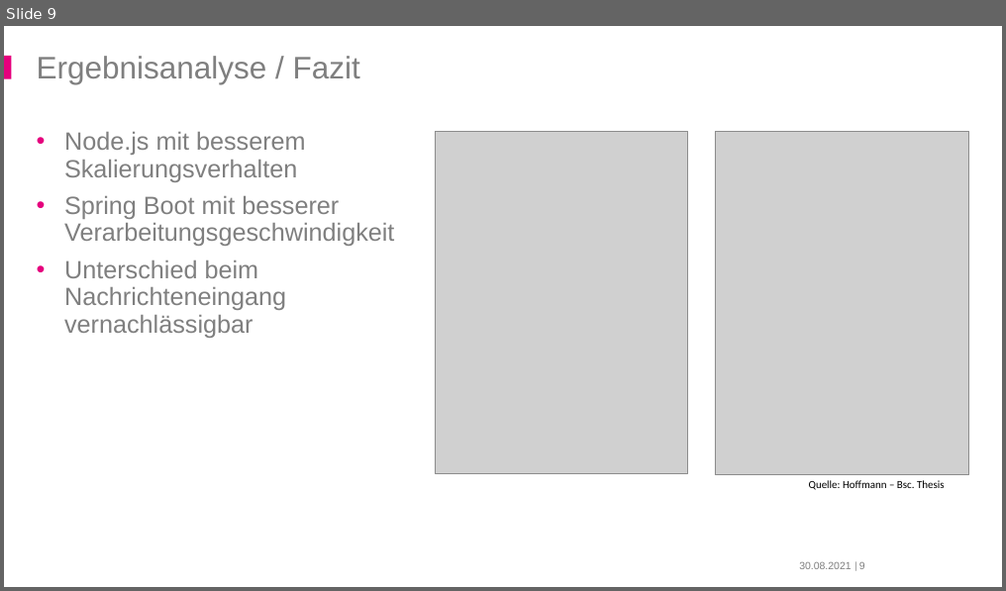
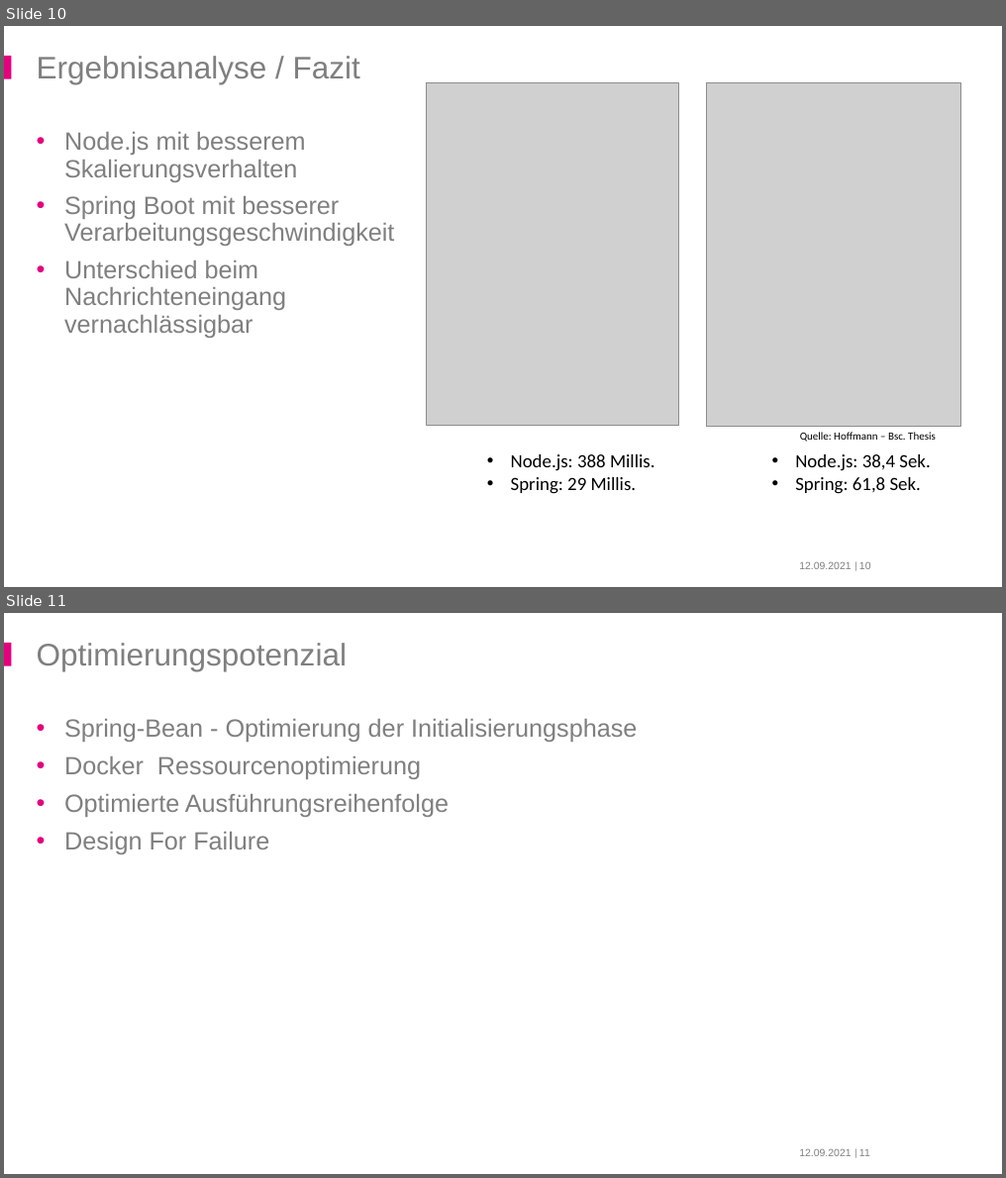
Before and after one commit to derMacon/serverless-bsc-thesis, a slide deck: slides/uni/hoffmann_serverless.pptx. Shown one above the other, each under a label of ours: slide 9 before the commit, slides 10 and 11 after it. The pictures are 1006x591 and 1006x1178 pixels, drawn with LibreOffice and Linux fonts; fonts in the diff are those of the drawing; grey boxes stand for pictures; background and template pictures are left out. Boxes give left, top, right and bottom in pixels: in the first picture for what was removed or moved away, otherwise in the second. Text is boxed around its words. In the diff, an @@ line names an element or a change of style, - is before the commit and + after.

```diff
--- a/slides/uni/hoffmann_serverless.pptx
+++ b/slides/uni/hoffmann_serverless.pptx
@@ slide 11 added at (x1=4, y1=613, x2=1002, y2=1174), background #FFFFFF; not listed: 2 template elements that a slide beside it also shows @@
@@ title added at (x1=37, y1=643, x2=347, y2=671), 30 pt, text #7F7F7F @@
+Optimierungspotenzial
@@ text added at (x1=64, y1=719, x2=637, y2=855), 24 pt, text #7F7F7F @@
+• Spring-Bean - Optimierung der Initialisierungsphase
+• Docker Ressourcenoptimierung
+• Optimierte Ausführungsreihenfolge
+• Design For Failure
@@ text added at (x1=799, y1=1150, x2=850, y2=1157), 10 pt, text #7F7F7F @@
+12.09.2021
@@ page number added at (x1=859, y1=1150, x2=870, y2=1157), 10 pt, text #7F7F7F @@
+11
@@ what was slide 9 is now slide 10 @@
@@ slide 10 changed as well @@
@@ 2 pictures, 1 text moved together from (x1=436, y1=132, x2=969, y2=490) to (x1=426, y1=82, x2=960, y2=442) @@
@@ text added at (x1=511, y1=455, x2=655, y2=494), 18 pt, text #000000 @@
+• Node.js: 388 Millis.
+• Spring: 29 Millis.
@@ text added at (x1=795, y1=455, x2=930, y2=494), 18 pt, text #000000 @@
+• Node.js: 38,4 Sek.
+• Spring: 61,8 Sek.
@@ text at (x1=799, y1=563, x2=850, y2=570): text changed @@
-30.08.2021
+12.09.2021
@@ page number at (x1=859, y1=563, x2=871, y2=570): text changed @@
-9
+10
```
Also in this commit, not shown: 25 other slides changed, 2 other slides added, 1 other file.
